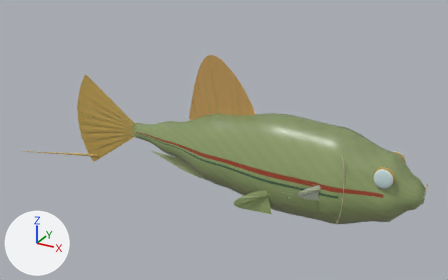
The glTF model assets/species/swordtail-mobile.glb, before and after one commit.
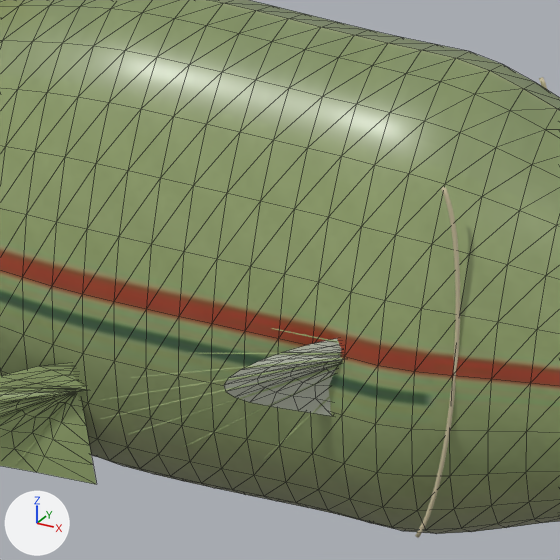
There are two pictures of each version: one whole from a 50 mm lens placed at (0.378, -0.782, 0.408), pointed at (-0.065, 0.023, 0.006), one close up on the part from 56% to 81% of the width and 42% to 82% of the height. The lights are fixed; the arrows at lower left show +X, +Y and +Z. The older version's two pictures come first. Both versions are drawn at full value of the shape key 'female' of 'pectoral-right'; the numbers are the values there. The close-ups show mesh edges as thin lines. Vertices at exactly the same position are counted once.

Objects in the first close-up: 'dorsal-ray', 'operculum', 'pectoral-right', 'pelvic-right', 'skin'.
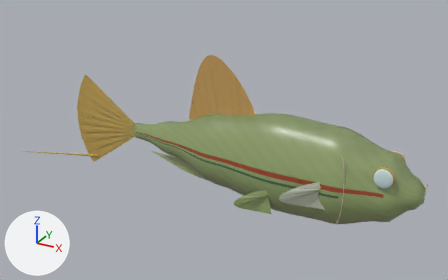
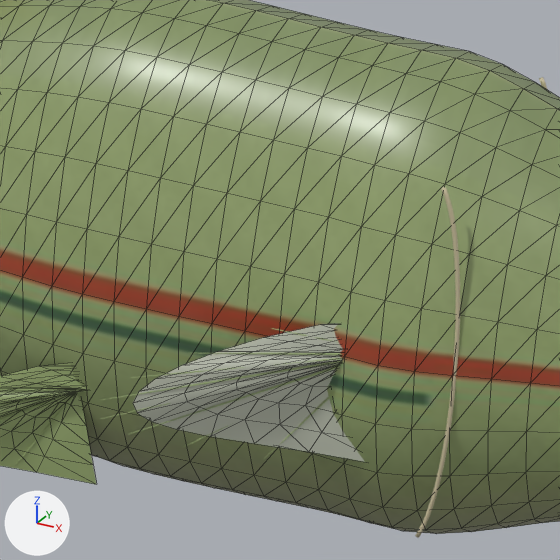
Where the change shows, as pixel boxes [x1, y1, x2, y2] in the close-ups (560 x 560 px):
'pectoral-right', reshaped
    before: [224, 338, 343, 416]
    after: [133, 323, 364, 462]

What changed in the scene script:
```text
Change me_pectoral_right_007:
    used by ob_pectoral_right; location = (0.0, 0.0, 0.0)
    remove me_pectoral_right_007.from_pydata(...)  # 90 vertices, 140 faces; spans x 0.0999..0.1428, y -0.0658..-0.0391, z -0.0231..0.0077
    add me_pectoral_right_007.from_pydata(...)  # 90 vertices, 140 faces; spans x 0.0789..0.1428, y -0.0803..-0.0391, z -0.0356..0.0119
    me_pectoral_right_007 part 1: 75 of 90 vertices moved; they spanned x 0.0999..0.1428, y -0.0658..-0.0391, z -0.0231..0.0077 and now span x 0.0789..0.1428, y -0.0803..-0.0391, z -0.0356..0.0119; mean shift (-0.0079, -0.0052, -0.0025); largest move (0.0999, -0.0658, -0.0077) -> (0.0789, -0.0803, -0.0119)
```
